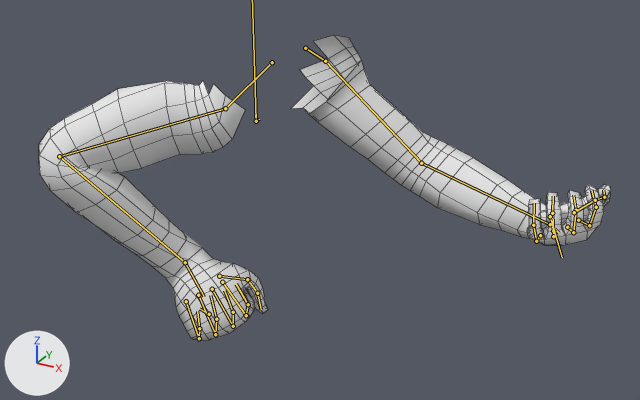
Two versions of the FBX model Mhmd/FBX/Placeholders/Anim/Anim_Fork_Attack.fbx, one commit apart.
Both versions are drawn from a 50 mm lens placed at (0.684, -1.072, 0.43), pointed at (0.119, -0.046, -0.083). The lights are fixed; the arrows at lower left show +X, +Y and +Z. Both versions are drawn at frame 35 of the action 'Scene'; the numbers are the values there. The bones that bend it are drawn over the model as lines. Mesh edges are drawn as thin lines.

Names of what the first picture shows: 'main_char.001'.
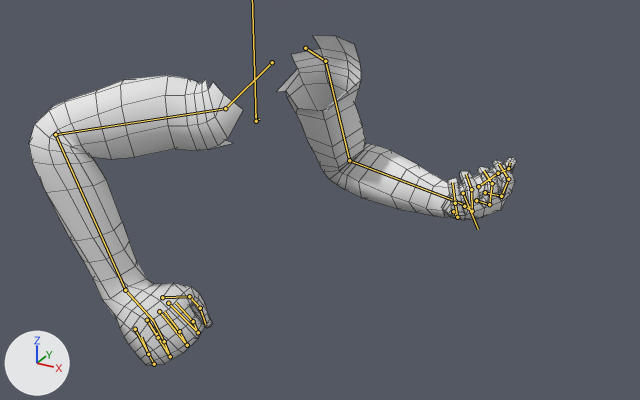
Diff of the bpy script that builds the scene:
```diff
--- a/Mhmd/FBX/Placeholders/Anim/Anim_Fork_Attack.fbx.py
+++ b/Mhmd/FBX/Placeholders/Anim/Anim_Fork_Attack.fbx.py
@@ bone_shoulder_l @@
 bone_shoulder_l = bpy.data.objects['Armature.002'].pose.bones['Shoulder.L']  # child of 'NeckLine.L'
-bone_shoulder_l.rotation_quaternion = (0.86, -0.395, 0.124, 0.297)  # degrees (-43, 27, 28)
+bone_shoulder_l.rotation_quaternion = (0.952, -0.026, 0.231, 0.2)  # degrees (3, 27, 24)
@@ bone_forearm_l @@
 bone_forearm_l = bpy.data.objects['Armature.002'].pose.bones['Forearm.L']  # child of 'Shoulder.L'
-bone_forearm_l.rotation_quaternion = (0.999, -0.049, 0.0, 0.005)  # degrees (-6, 0, 1)
+bone_forearm_l.rotation_quaternion = (0.851, -0.523, 0.0, 0.058)  # degrees (-63, 3, 6)
@@ bone_wrist_l @@
 bone_wrist_l = bpy.data.objects['Armature.002'].pose.bones['Wrist.L']  # child of 'Forearm.L'
-bone_wrist_l.rotation_quaternion = (0.633, -0.01, -0.626, 0.456)  # degrees (-70, -51, 109)
+bone_wrist_l.rotation_quaternion = (0.67, -0.077, -0.69, 0.263)  # degrees (-86, -62, 101)
@@ bone_shoulder_r @@
 bone_shoulder_r = bpy.data.objects['Armature.002'].pose.bones['Shoulder.R']  # child of 'NeckLine.R'
-bone_shoulder_r.rotation_quaternion = (0.726, 0.386, -0.569, 0.011)  # degrees (84, -57, -50)
+bone_shoulder_r.rotation_quaternion = (0.755, 0.448, -0.477, 0.054)  # degrees (77, -50, -33)
@@ bone_forearm_r @@
 bone_forearm_r = bpy.data.objects['Armature.002'].pose.bones['Forearm.R']  # child of 'Shoulder.R'
-bone_forearm_r.rotation_quaternion = (0.73, -0.679, 0.0, -0.075)  # degrees (-86, -6, -6)
+bone_forearm_r.rotation_quaternion = (0.821, -0.568, 0.0, -0.063)  # degrees (-69, -4, -6)
@@ bone_wrist_r @@
 bone_wrist_r = bpy.data.objects['Armature.002'].pose.bones['Wrist.R']  # child of 'Forearm.R'
-bone_wrist_r.rotation_quaternion = (0.84, -0.035, -0.072, 0.536)  # degrees (-8, -5, 65)
+bone_wrist_r.rotation_quaternion = (0.888, -0.266, -0.158, 0.341)  # degrees (-36, -6, 44)
```

Where the change shows, as pixel boxes [x1, y1, x2, y2] in the pictures (640 x 400 px):
'main_char.001', posed (15% narrower, 8% taller)
    before: [39, 35, 611, 340]
    after: [29, 36, 516, 365]
bone 'Shoulder.L', root to tip
    before: (325, 61) to (421, 163)
    after: (325, 61) to (349, 160)
bone 'Forearm.L', root to tip
    before: (421, 163) to (550, 224)
    after: (349, 160) to (455, 201)
bone 'Wrist.L', root to tip
    before: (550, 224) to (559, 233)
    after: (455, 201) to (470, 207)
bone 'Shoulder.R', root to tip
    before: (225, 108) to (59, 156)
    after: (225, 108) to (55, 134)
bone 'Forearm.R', root to tip
    before: (59, 156) to (185, 262)
    after: (55, 134) to (125, 290)
bone 'Wrist.R', root to tip
    before: (185, 262) to (204, 296)
    after: (125, 290) to (153, 321)
